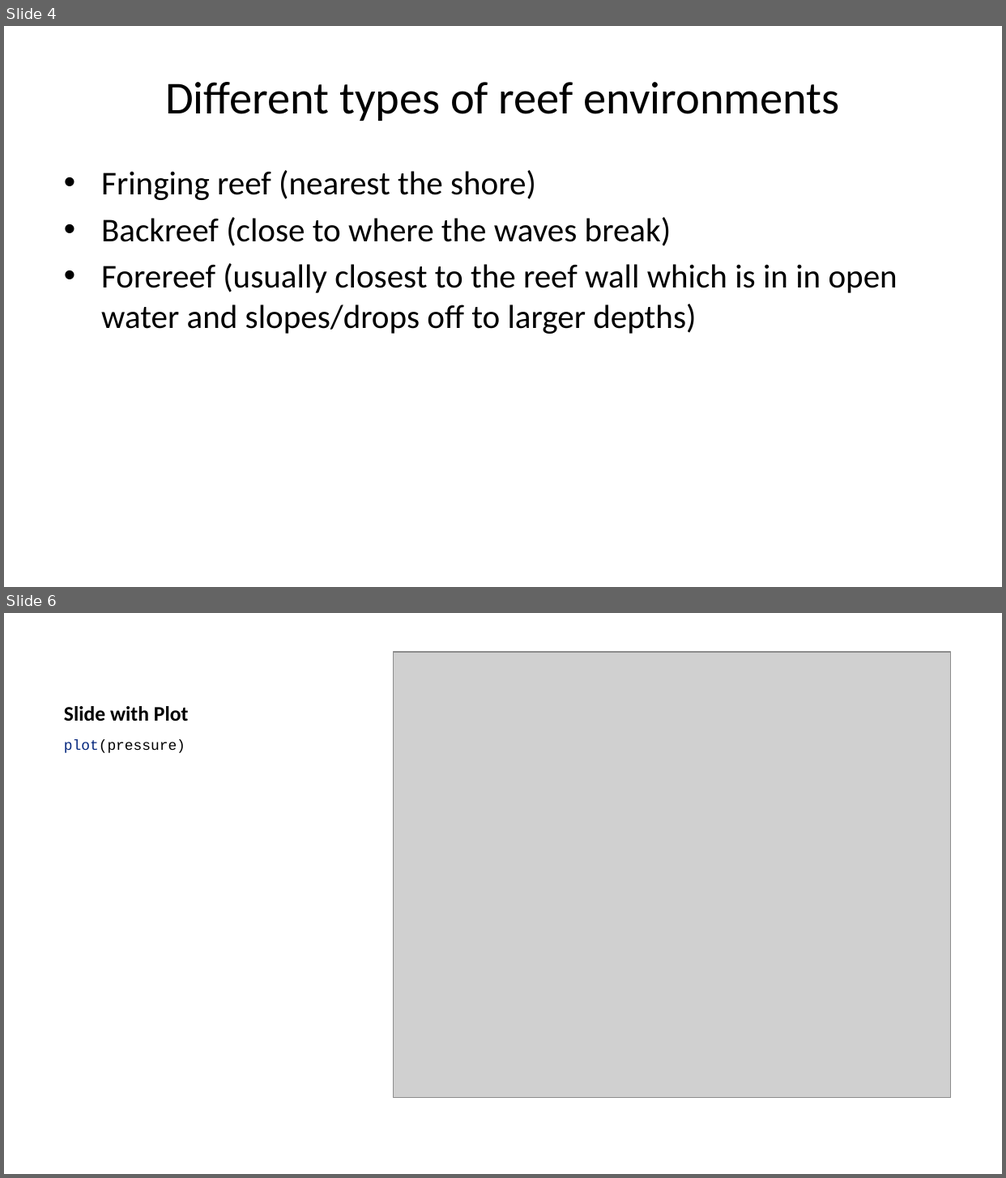
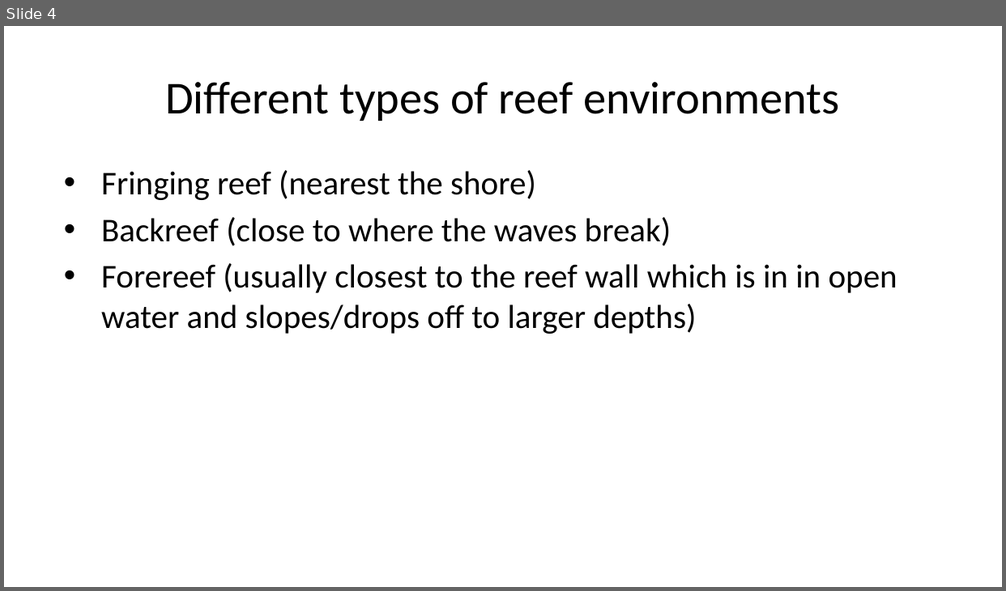
Before and after one commit to Biol551-CSUN/IndependentProject_Merges, a slide deck: Script/IndependentProject_MCRData.pptx. Shown one above the other, each under a label of ours: slides 4 and 6 before the commit, slide 4 after it; the slides between them are not shown. The pictures are 1006x1178 and 1006x591 pixels, drawn with LibreOffice and Linux fonts; fonts in the diff are those of the drawing; grey boxes stand for pictures. Boxes give left, top, right and bottom in pixels: in the first picture for what was removed or moved away, otherwise in the second. Text is boxed around its words. In the diff, an @@ line names an element or a change of style, - is before the commit and + after.

```diff
--- a/Script/IndependentProject_MCRData.pptx
+++ b/Script/IndependentProject_MCRData.pptx
@@ slide 6 removed at (x1=4, y1=613, x2=1002, y2=1174), background #FFFFFF @@
@@ picture removed at (x1=393, y1=652, x2=950, y2=1098) @@
@@ title removed at (x1=64, y1=706, x2=189, y2=722) @@
-Slide with Plot
@@ text removed at (x1=64, y1=739, x2=185, y2=753) @@
-plot(pressure)
```
Also in this commit, not shown: 1 slide changed, 8 slides added, 1 other slide removed, 4 other files.
